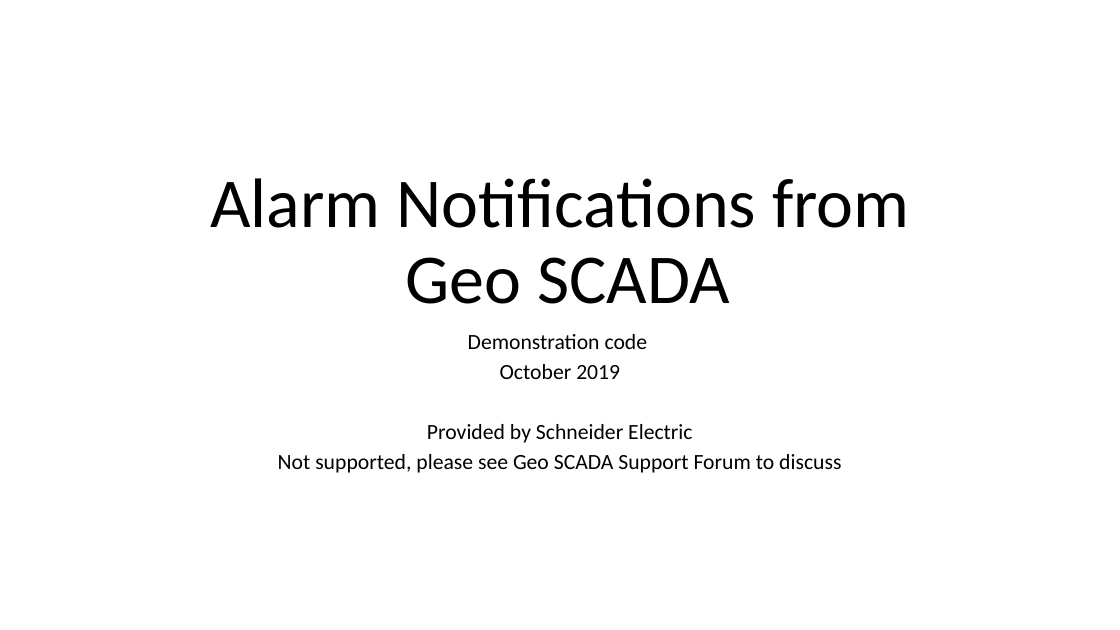
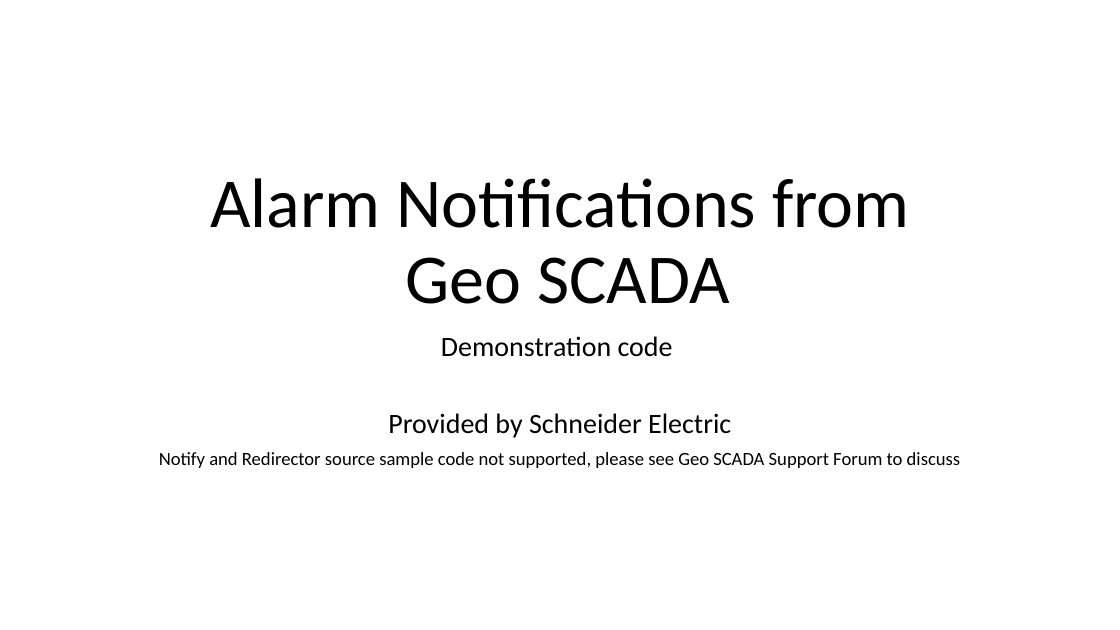
Before and after one commit to ClearSCADA/notify, a slide deck: slide 1 of NotifyDemo Description.pptx. Drawn at 1120x630 pixels with LibreOffice and Linux fonts; fonts in the diff are those of the drawing. Boxes give left, top, right and bottom in pixels: in the first picture for what was removed or moved away, otherwise in the second. Text is boxed around its words. In the diff, an @@ line names an element or a change of style, - is before the commit and + after.

```diff
--- a/NotifyDemo Description.pptx
+++ b/NotifyDemo Description.pptx
@@ subtitle at box(388, 336, 731, 438): size 18.6 to 24 pt in "Demonstration code", "Provided by Schneider Electric"; line spacing 0.7 to 0.8 @@
@@ subtitle at box(500, 364, 620, 379): paragraph removed @@
-October 2019
@@ subtitle at box(159, 452, 961, 468): text changed; size 18.6 to 16 pt @@
-Not supported, please see Geo SCADA Support Forum to discuss
+Notify and Redirector source sample code not supported, please see Geo SCADA Support Forum to discuss
```
Also in this commit, not shown: 6 other slides changed, 1 other file.
